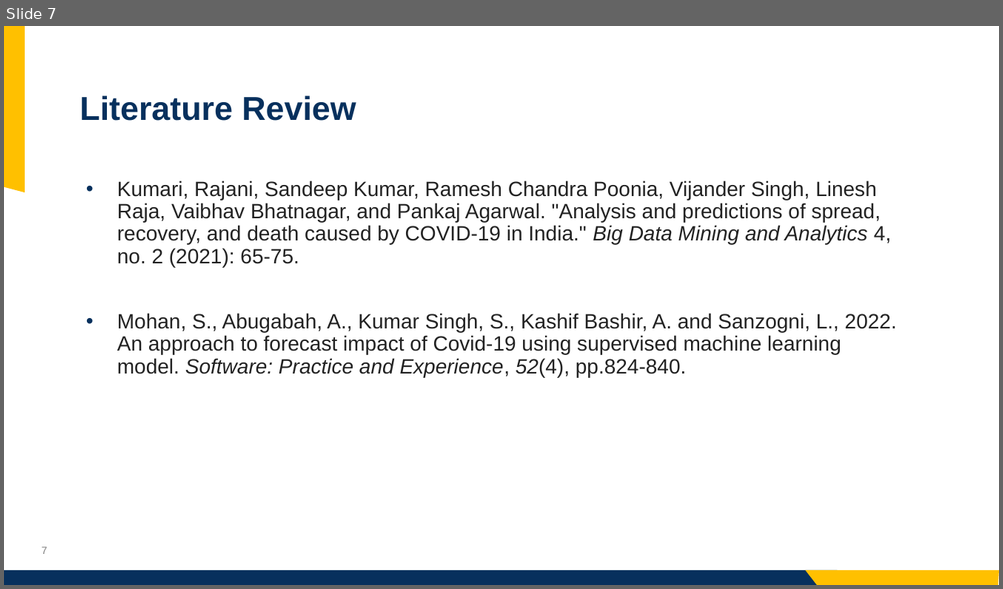
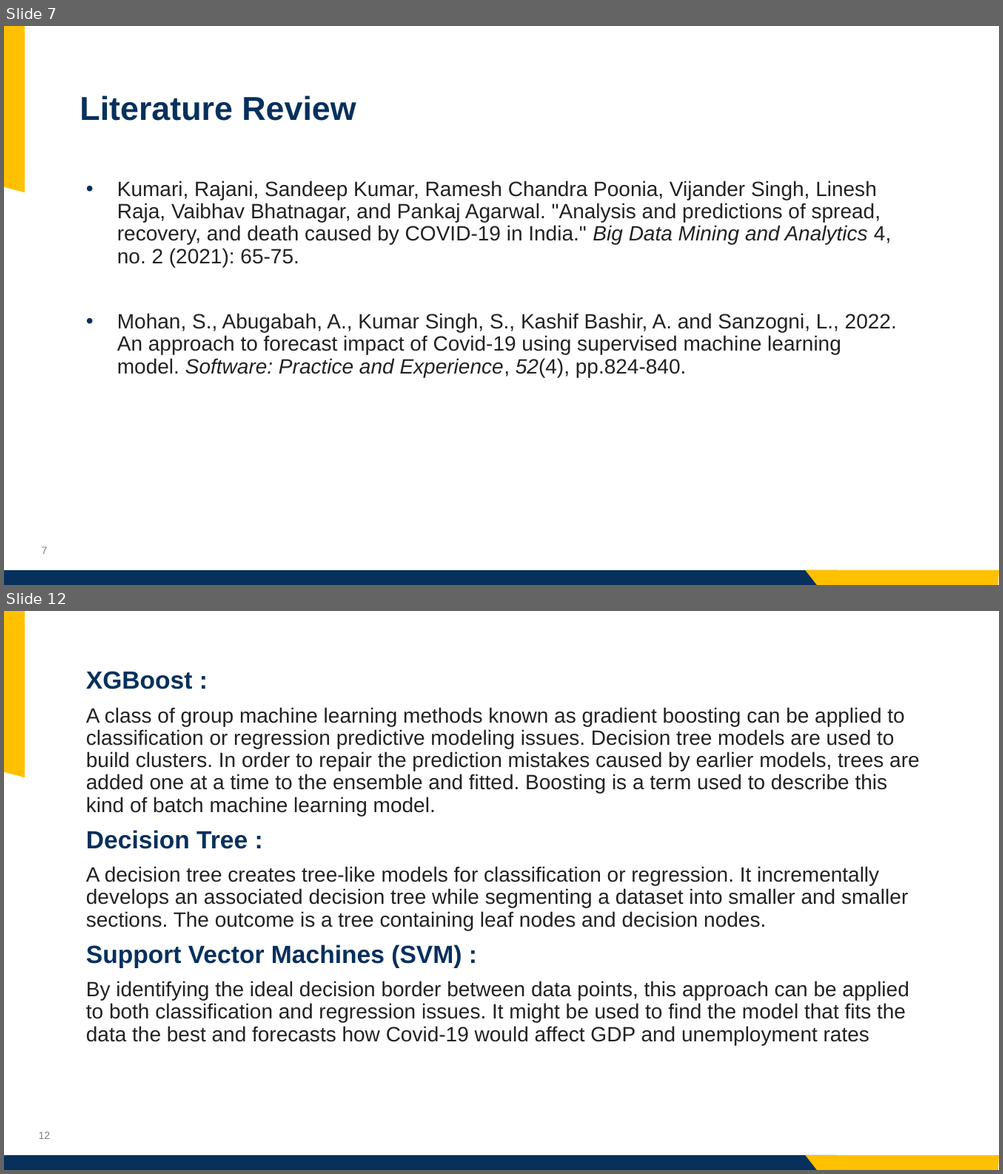
Before and after one commit to jashwanth08/SpringCapstone2023, a slide deck: presentataions/Presentation.pptx. Shown one above the other, each under a label of ours: slide 7 before the commit, slides 7 and 12 after it; the slides between them are not shown. The pictures are 1003x589 and 1003x1174 pixels, drawn with LibreOffice and Linux fonts; fonts in the diff are those of the drawing; background and template pictures are left out. Boxes give left, top, right and bottom in pixels: in the first picture for what was removed or moved away, otherwise in the second. Text is boxed around its words. In the diff, an @@ line names an element or a change of style, - is before the commit and + after.

```diff
--- a/presentataions/Presentation.pptx
+++ b/presentataions/Presentation.pptx
@@ slide 12 added at [4, 611, 999, 1170], background picture (left out); not listed: 4 template elements that a slide beside it also shows @@
@@ text added at [86, 671, 919, 1045], 20 pt, text #222222 @@
+XGBoost :
+A class of group machine learning methods known as gradient boosting can be applied to classification or regression predictive modeling issues. Decision tree models are used to build clusters. In order to repair the prediction mistakes caused by earlier models, trees are added one at a time to the ensemble and fitted. Boosting is a term used to describe this kind of batch machine learning model.
+Decision Tree :
+A decision tree creates tree-like models for classification or regression. It incrementally develops an associated decision tree while segmenting a dataset into smaller and smaller sections. The outcome is a tree containing leaf nodes and decision nodes.
+Support Vector Machines (SVM) :
+By identifying the ideal decision border between data points, this approach can be applied to both classification and regression issues. It might be used to find the model that fits the data the best and forecasts how Covid-19 would affect GDP and unemployment rates
```
Also in this commit, not shown: 2 slides changed, 2 other slides added.
